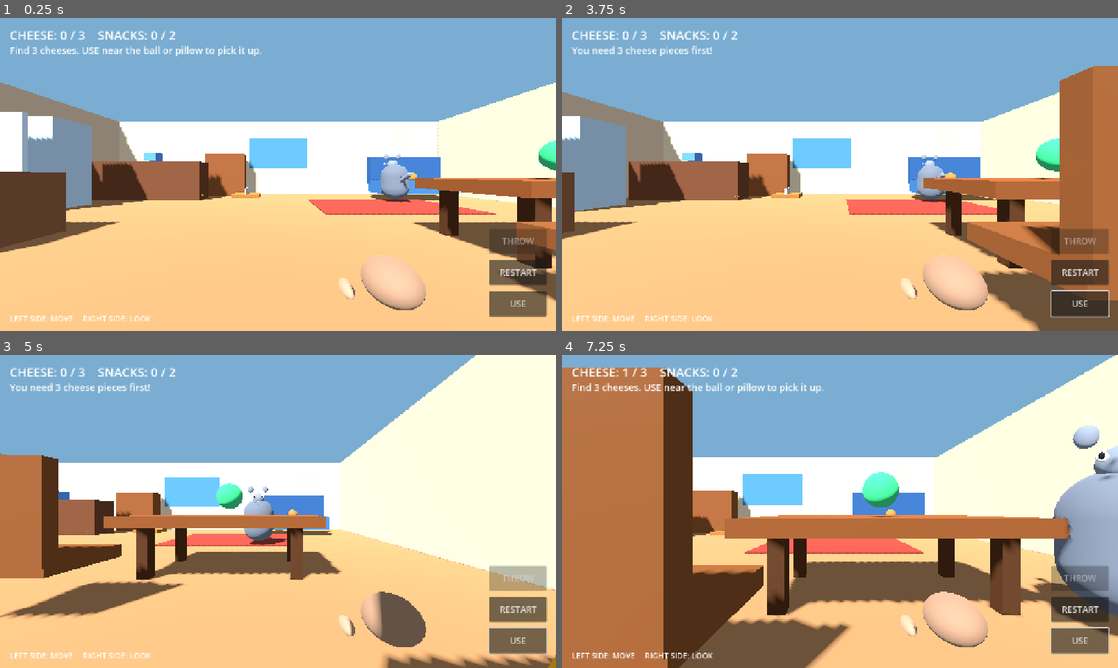
Above: before the commit, frames 1-4 (two rows, left to right).
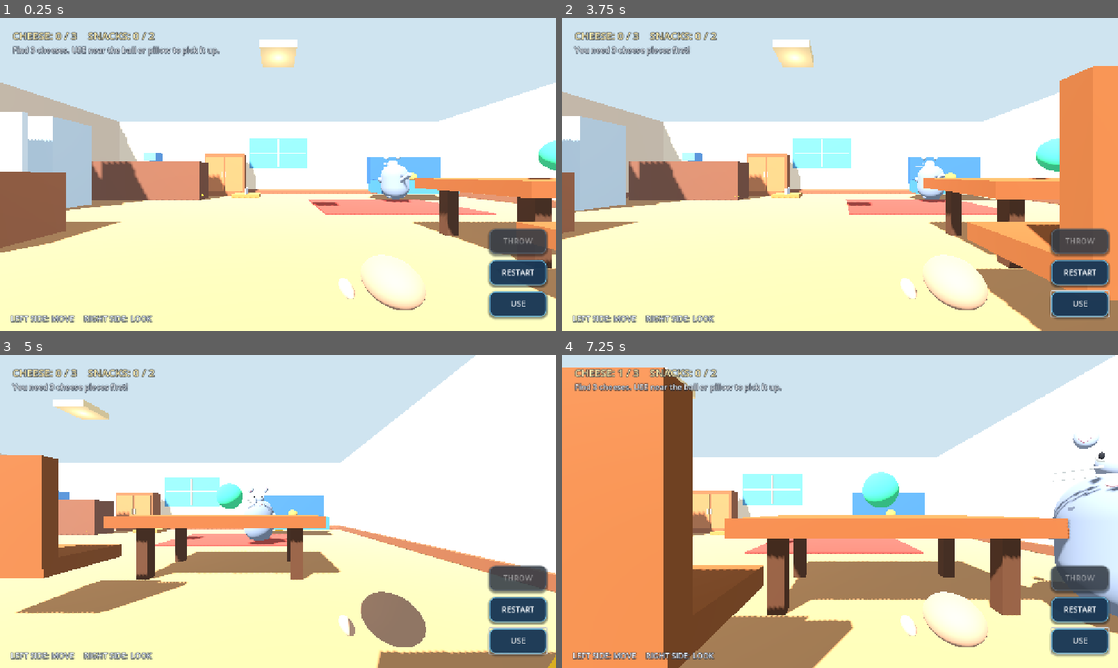
Above: after the commit, the same moments.

Repository: kourosh139672-ui/Pix
Game: Godot game, scene res://Scenes/Main.tscn
Two runs of this game, one before a commit and one after it. Both use one fixed random seed, a clock stepped at 60 frames per second and the inputs below.
Inputs (mouse positions are in pixels of both pictures, inside the frame that each line leads up to):
- Up to frame 1 (0.25 s): no input
- Up to frame 2 (3.75 s): click "RESTART" at 0.5 s; click "RESTART" at 1.25 s; click "RESTART" at 2 s; click "USE" at 2.75 s; move the mouse to (962, 158) at 3.52 s; hold D from 3.53 s (still down); click (962, 158) at 3.67 s
- Up to frame 3 (5 s): release D at 4.25 s; drag from (166, 527) to (250, 574) at 4.27 s
- Up to frame 4 (7.25 s): move the mouse to (895, 442) at 5.02 s; hold D 5.03-5.75 s; drag from (812, 574) to (673, 464) at 5.77 s; move the mouse to (1006, 558) at 6.52 s; hold A from 6.53 s (still down)

The runs differ from the first frame. In frame 1, 91% of the frame differs, in the area x 0-100%, y 0-100%; in frame 2, 92%; in frame 3, 92%; in frame 4, 93%.

Commit message:
Polish 3D character details, home lighting and mobile HUD

Diff:
--- a/TomJerryGodot/Scripts/game.gd
+++ b/TomJerryGodot/Scripts/game.gd
@@ -97,7 +97,12 @@
 	environment.background_color = Color(0.48, 0.68, 0.82)
 	environment.ambient_light_source = Environment.AMBIENT_SOURCE_COLOR
 	environment.ambient_light_color = Color(0.72, 0.76, 0.82)
-	environment.ambient_light_energy = 0.8
+	environment.ambient_light_energy = 0.95
+	environment.tonemap_mode = Environment.TONE_MAPPER_FILMIC
+	environment.tonemap_exposure = 1.05
+	environment.fog_enabled = true
+	environment.fog_light_color = Color(0.67, 0.78, 0.86)
+	environment.fog_density = 0.003
 	env.environment = environment
 	add_child(env)
 
@@ -105,6 +110,7 @@
 	sun.rotation_degrees = Vector3(-48, -32, 0)
 	sun.light_energy = 1.15
 	sun.shadow_enabled = true
+	sun.directional_shadow_max_distance = 32.0
 	add_child(sun)
 
 	_make_box("Floor", Vector3(0, -0.25, 0), Vector3(18, 0.5, 14), Color(0.66, 0.48, 0.31))
@@ -123,6 +129,9 @@
 	_make_box("Fridge body", Vector3(-7.3, 1.4, -2.2), Vector3(1.2, 2.8, 1.3), Color(0.72, 0.82, 0.88))
 	_build_fridge_door()
 	_make_box("Rug", Vector3(3.5, 0.015, -2.5), Vector3(4.5, 0.04, 3.2), Color(0.58, 0.22, 0.18), false)
+	_make_box("Back wall baseboard", Vector3(0, 0.12, -6.78), Vector3(17.7, 0.22, 0.12), Color(0.48, 0.29, 0.18), false)
+	_make_box("Left wall baseboard", Vector3(-8.78, 0.12, 0), Vector3(0.12, 0.22, 13.7), Color(0.48, 0.29, 0.18), false)
+	_make_box("Right wall baseboard", Vector3(8.78, 0.12, 0), Vector3(0.12, 0.22, 13.7), Color(0.48, 0.29, 0.18), false)
 
 func _make_box(label: String, pos: Vector3, dimensions: Vector3, tint: Color, solid := true) -> void:
 	var root: Node3D
@@ -186,6 +195,20 @@
 	_make_box("Kitchen island", Vector3(-5.2, 0.55, 1.4), Vector3(2.4, 1.1, 1.5), Color(0.55, 0.34, 0.22))
 	_make_box("Chair seat", Vector3(2.6, 0.55, 3.1), Vector3(0.9, 0.16, 0.9), Color(0.48, 0.28, 0.14))
 	_make_box("Chair back", Vector3(2.6, 1.05, 3.5), Vector3(0.9, 1.0, 0.14), Color(0.48, 0.28, 0.14))
+	_make_box("Window center mullion", Vector3(0, 2.25, -6.70), Vector3(0.09, 1.55, 0.06), Color(0.92, 0.88, 0.77), false)
+	_make_box("Window crossbar", Vector3(0, 2.25, -6.69), Vector3(3.0, 0.08, 0.06), Color(0.92, 0.88, 0.77), false)
+	_make_box("Cupboard left door", Vector3(-3.18, 1.08, -5.73), Vector3(0.88, 1.72, 0.07), Color(0.65, 0.39, 0.22), false)
+	_make_box("Cupboard right door", Vector3(-2.22, 1.08, -5.73), Vector3(0.88, 1.72, 0.07), Color(0.65, 0.39, 0.22), false)
+	_make_box("Cupboard handle left", Vector3(-2.78, 1.08, -5.67), Vector3(0.045, 0.28, 0.05), Color(0.82, 0.72, 0.48), false)
+	_make_box("Cupboard handle right", Vector3(-2.62, 1.08, -5.67), Vector3(0.045, 0.28, 0.05), Color(0.82, 0.72, 0.48), false)
+	var ceiling_lamp := OmniLight3D.new()
+	ceiling_lamp.name = "WarmCeilingLamp"
+	ceiling_lamp.position = Vector3(0, 3.55, 0)
+	ceiling_lamp.light_color = Color(1.0, 0.82, 0.61)
+	ceiling_lamp.light_energy = 0.65
+	ceiling_lamp.omni_range = 11.0
+	add_child(ceiling_lamp)
+	_make_box("Lamp shade", Vector3(0, 3.72, 0), Vector3(0.75, 0.16, 0.75), Color(0.96, 0.82, 0.56), false)
 	_add_snack(Vector3(-5.0, 1.45, 1.4), "Apple", Color(0.82, 0.16, 0.12))
 	_add_snack(Vector3(5.8, 0.95, -4.4), "Cookie", Color(0.72, 0.48, 0.24))
 	_add_throwable_pickup(Vector3(4.2, 1.35, 1.5), "Squeaky Ball", Color(0.24, 0.78, 0.48), false)
@@ -299,6 +322,20 @@
 	_add_sphere(root, Vector3(-0.13, 0.72, -0.46), Vector3(0.035, 0.055, 0.025), Color(0.08, 0.08, 0.1))
 	_add_sphere(root, Vector3(0.13, 0.72, -0.46), Vector3(0.035, 0.055, 0.025), Color(0.08, 0.08, 0.1))
 	_add_sphere(root, Vector3(0, 0.58, -0.46), Vector3(0.07, 0.045, 0.035), Color(0.88, 0.55, 0.62))
+	_add_sphere(root, Vector3(-0.23, 0.98, -0.205), Vector3(0.085, 0.14, 0.035), Color(0.91, 0.57, 0.65))
+	_add_sphere(root, Vector3(0.23, 0.98, -0.205), Vector3(0.085, 0.14, 0.035), Color(0.91, 0.57, 0.65))
+	_add_sphere(root, Vector3(-0.075, 0.49, -0.445), Vector3(0.09, 0.055, 0.035), Color(0.82, 0.58, 0.58))
+	_add_sphere(root, Vector3(0.075, 0.49, -0.445), Vector3(0.09, 0.055, 0.035), Color(0.82, 0.58, 0.58))
+	_add_sphere(root, Vector3(-0.48, 0.10, -0.12), Vector3(0.18, 0.22, 0.2), Color(0.42, 0.45, 0.5))
+	_add_sphere(root, Vector3(0.48, 0.10, -0.12), Vector3(0.18, 0.22, 0.2), Color(0.42, 0.45, 0.5))
+	_add_sphere(root, Vector3(-0.24, -0.55, 0.05), Vector3(0.19, 0.18, 0.25), Color(0.42, 0.45, 0.5))
+	_add_sphere(root, Vector3(0.24, -0.55, 0.05), Vector3(0.19, 0.18, 0.25), Color(0.42, 0.45, 0.5))
+	_add_visual_box(root, Vector3(-0.28, 0.63, -0.475), Vector3(0.32, 0.018, 0.025), Color(0.94, 0.94, 0.88))
+	_add_visual_box(root, Vector3(0.28, 0.63, -0.475), Vector3(0.32, 0.018, 0.025), Color(0.94, 0.94, 0.88))
+	_add_visual_box(root, Vector3(-0.27, 0.56, -0.48), Vector3(0.28, 0.014, 0.02), Color(0.94, 0.94, 0.88))
+	_add_visual_box(root, Vector3(0.27, 0.56, -0.48), Vector3(0.28, 0.014, 0.02), Color(0.94, 0.94, 0.88))
+	_add_visual_box(root, Vector3(-0.25, 0.30, -0.25), Vector3(0.16, 0.035, 0.22), Color(0.28, 0.30, 0.34))
+	_add_visual_box(root, Vector3(0.25, 0.30, -0.25), Vector3(0.16, 0.035, 0.22), Color(0.28, 0.30, 0.34))
 	var tail := MeshInstance3D.new()
 	var tail_mesh := CapsuleMesh.new()
 	tail_mesh.radius = 0.075
@@ -310,6 +347,19 @@
 	tail_material.albedo_color = Color(0.5, 0.53, 0.58)
 	tail.material_override = tail_material
 	root.add_child(tail)
+
+
+func _add_visual_box(parent: Node3D, pos: Vector3, dimensions: Vector3, tint: Color) -> void:
+	var item := MeshInstance3D.new()
+	var mesh := BoxMesh.new()
+	mesh.size = dimensions
+	item.mesh = mesh
+	item.position = pos
+	var material := StandardMaterial3D.new()
+	material.albedo_color = tint
+	material.roughness = 0.72
+	item.material_override = material
+	parent.add_child(item)
 
 func _add_sphere(parent: Node3D, pos: Vector3, scale_value: Vector3, tint: Color) -> void:
 	var item := MeshInstance3D.new()
@@ -411,18 +461,27 @@
 	layer.add_child(root)
 
 	cheese_label = Label.new()
-	cheese_label.position = Vector2(22, 18)
-	cheese_label.add_theme_font_size_override("font_size", 28)
+	cheese_label.position = Vector2(28, 22)
+	cheese_label.add_theme_font_size_override("font_size", 24)
+	cheese_label.add_theme_color_override("font_color", Color(1.0, 0.93, 0.68))
+	cheese_label.add_theme_color_override("font_outline_color", Color(0.12, 0.16, 0.22, 0.95))
+	cheese_label.add_theme_constant_override("outline_size", 5)
 	root.add_child(cheese_label)
 
 	mission_label = Label.new()
-	mission_label.position = Vector2(22, 58)
-	mission_label.add_theme_font_size_override("font_size", 22)
+	mission_label.position = Vector2(28, 60)
+	mission_label.add_theme_font_size_override("font_size", 18)
+	mission_label.add_theme_color_override("font_color", Color(0.96, 0.98, 1.0))
+	mission_label.add_theme_color_override("font_outline_color", Color(0.08, 0.12, 0.18, 0.95))
+	mission_label.add_theme_constant_override("outline_size", 4)
 	root.add_child(mission_label)
 
 	hint_label = Label.new()
 	hint_label.text = "LEFT SIDE: MOVE     RIGHT SIDE: LOOK"
-	hint_label.position = Vector2(22, -42)
+	hint_label.position = Vector2(24, -42)
+	hint_label.add_theme_color_override("font_color", Color(0.93, 0.96, 1.0))
+	hint_label.add_theme_color_override("font_outline_color", Color(0.08, 0.12, 0.18, 0.95))
+	hint_label.add_theme_constant_override("outline_size", 4)
 	hint_label.set_anchors_preset(Control.PRESET_BOTTOM_LEFT)
 	hint_label.add_theme_font_size_override("font_size", 18)
 	root.add_child(hint_label)
@@ -441,9 +500,29 @@
 	button.size = Vector2(132, 58)
 	button.set_anchors_preset(Control.PRESET_BOTTOM_RIGHT)
 	button.position = offset
-	button.add_theme_font_size_override("font_size", 20)
+	button.add_theme_font_size_override("font_size", 18)
+	button.add_theme_color_override("font_color", Color(0.98, 0.99, 1.0))
+	button.add_theme_color_override("font_hover_color", Color(1.0, 0.93, 0.66))
+	button.add_theme_color_override("font_pressed_color", Color(1.0, 1.0, 1.0))
+	button.add_theme_stylebox_override("normal", _button_style(Color(0.10, 0.22, 0.34, 0.94), Color(0.42, 0.72, 0.86)))
+	button.add_theme_stylebox_override("hover", _button_style(Color(0.15, 0.36, 0.48, 0.98), Color(0.78, 0.88, 0.65)))
+	button.add_theme_stylebox_override("pressed", _button_style(Color(0.06, 0.16, 0.25, 1.0), Color(1.0, 0.78, 0.32)))
+	button.add_theme_stylebox_override("disabled", _button_style(Color(0.22, 0.25, 0.29, 0.78), Color(0.38, 0.42, 0.46)))
 	parent.add_child(button)
 	return button
+
+
+func _button_style(fill: Color, edge: Color) -> StyleBoxFlat:
+	var style := StyleBoxFlat.new()
+	style.bg_color = fill
+	style.border_color = edge
+	style.set_border_width_all(2)
+	style.set_corner_radius_all(14)
+	style.set_content_margin_all(10)
+	style.shadow_color = Color(0.02, 0.05, 0.08, 0.45)
+	style.shadow_size = 5
+	style.shadow_offset = Vector2(0, 3)
+	return style
 
 func _update_hud() -> void:
 	if cheese_label:
